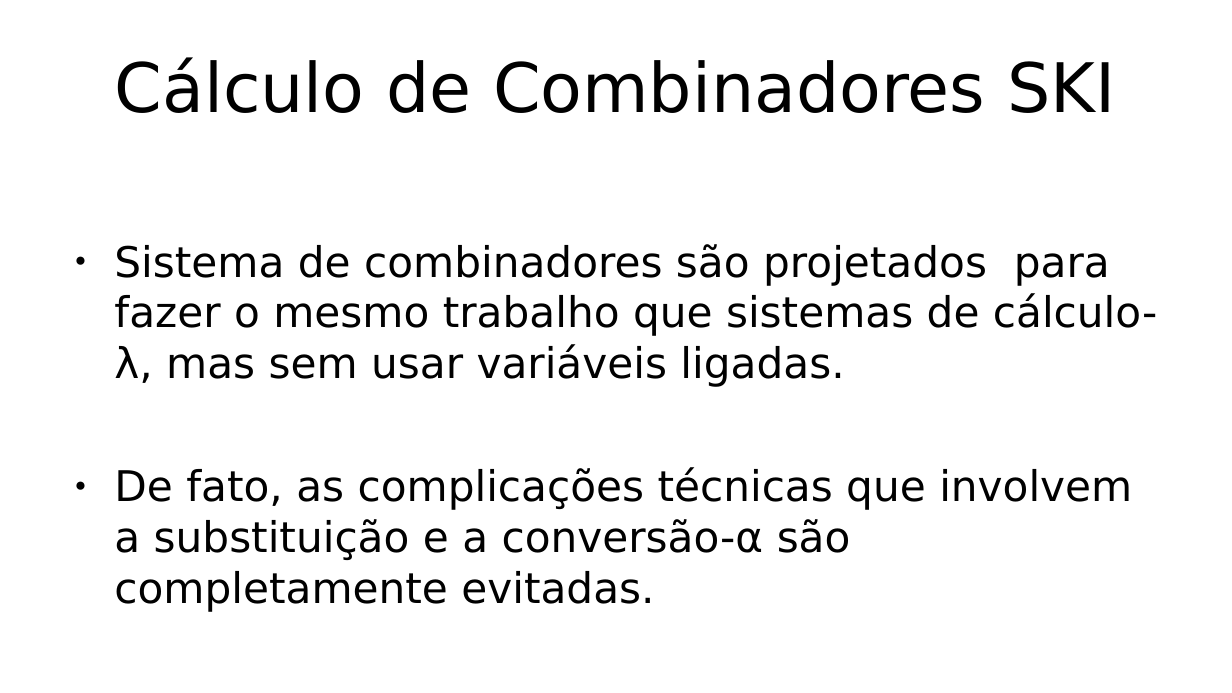
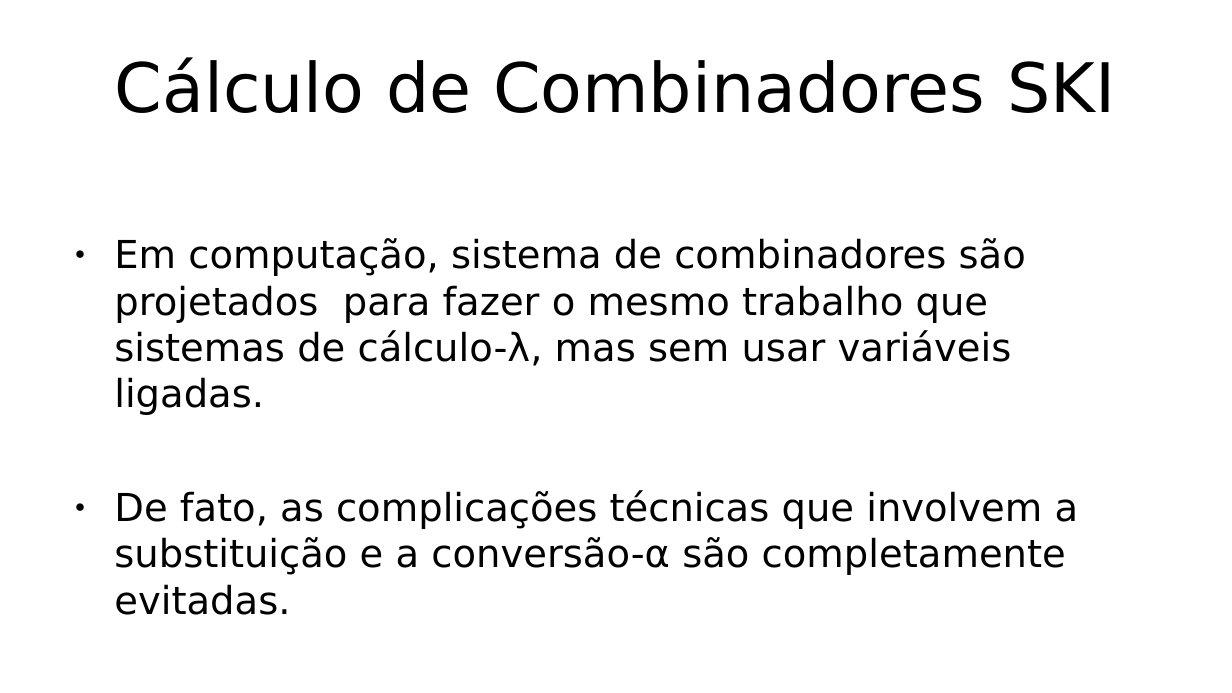
Before and after one commit to hlah/teoria_da_computacao, a slide deck: slide 5 of pesquisa/slides.odp (slide 4 before the commit). Drawn at 1232x693 pixels with LibreOffice and Linux fonts; fonts in the diff are those of the drawing. Boxes give left, top, right and bottom in pixels: in the first picture for what was removed or moved away, otherwise in the second. Text is boxed around its words. In the diff, an @@ line names an element or a change of style, - is before the commit and + after.

```diff
--- a/pesquisa/slides.odp
+++ b/pesquisa/slides.odp
@@ text at <box>114,238,1026,415</box>: text changed; size 27.2 to 24.8 pt @@
-● Sistema de combinadores são projetados para fazer o mesmo trabalho que sistemas de cálculo-λ, mas sem usar variáveis ligadas.
+● Em computação, sistema de combinadores são projetados para fazer o mesmo trabalho que sistemas de cálculo-λ, mas sem usar variáveis ligadas.
@@ text at <box>114,490,1079,575</box>: size 27.2 to 24.8 pt in "De fato, as complicações técnicas que involvem ..." @@
```
Also in this commit, not shown: 7 other slides changed, 1 other file.
